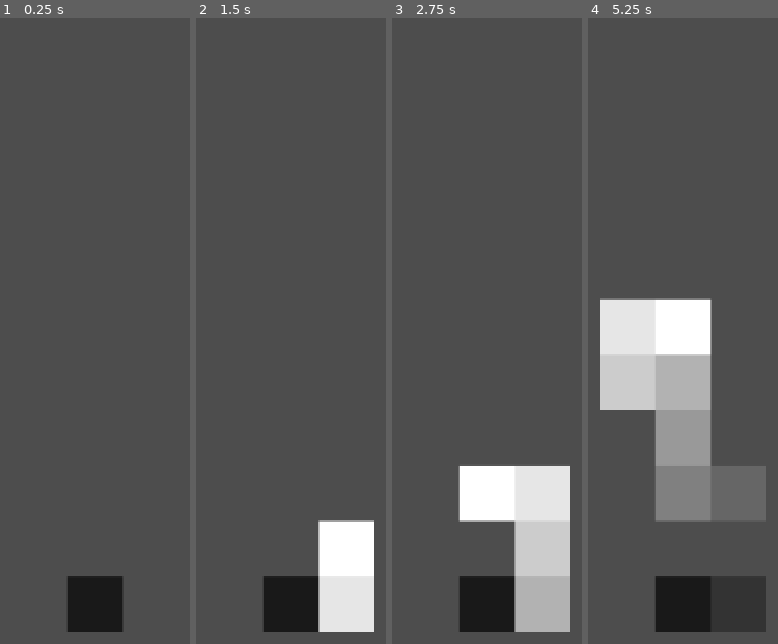
Above: before the commit, frames 1-4 (left to right).
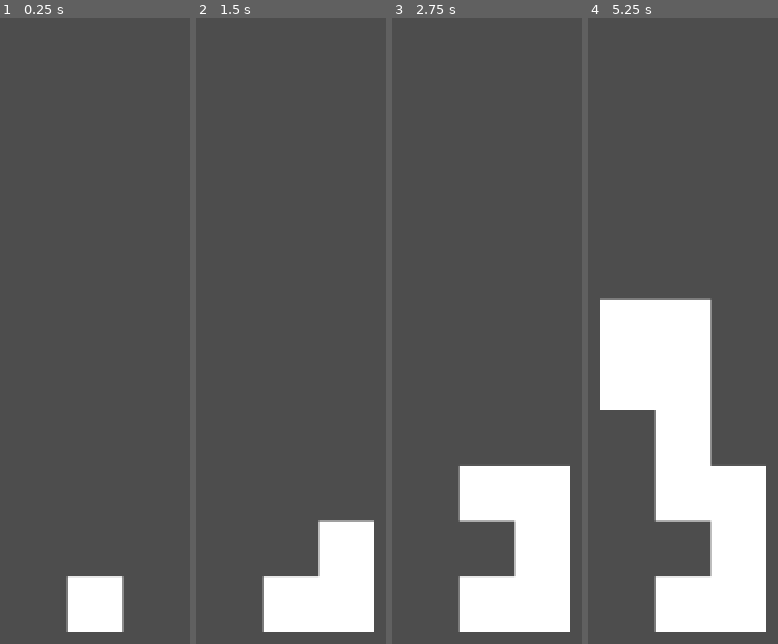
Above: after the commit, the same moments.

Repository: Someoneyeeting/GMTK
Game: Godot game, scene res://node_2d.tscn
Two runs of this game, one before a commit and one after it. Both use one fixed random seed, a clock stepped at 60 frames per second and the inputs below.
Inputs:
- Up to frame 1 (0.25 s): no input
- Up to frame 2 (1.5 s): tap Enter at 0.5 s; hold D (right) from 0.53 s (still down); tap W (up) at 0.77 s; tap Space at 1.25 s
- Up to frame 3 (2.75 s): tap W (up) at 1.52 s; tap Enter at 2 s; release D (right) at 2.03 s; hold A (left) from 2.03 s (still down)
- Up to frame 4 (5.25 s): tap Space at 2.75, 4.25 s; release A (left) at 2.78 s; hold D (right) 2.78-4.28 s; tap W (up) at 3.02, 3.77, 4.52 s; tap Enter at 3.5 s; hold A (left) 4.28-5.03 s; hold D (right) from 5.03 s (still down)

The runs differ from the first frame. In frame 1, 2.7% of the frame differs, in the area x 34-66%, y 89-99%; in frame 2, 5.2%; in frame 3, 10%; in frame 4, 24%, in the area x 6-94%, y 45-99%.

Commit message:
improvment

Diff:
--- a/head.gd
+++ b/head.gd
@@ -16,9 +16,9 @@
 		var tail = TAIL.instantiate()
 		cols.append(tail)
 		add_child(tail)
+		tail.modulate = lerp(Color.WHITE,Color.BLACK,float(i) / length)
 		if(i == 0):
 			$rayspos.reparent(tail)
-		tail.modulate = lerp(Color.WHITE,Color.BLACK,float(i) / length)
 
 func _input(event: InputEvent) -> void:
 	var dir = Vector2.ZERO
@@ -36,7 +36,7 @@
 	off += dir
 	poses.insert(0,dir)
 	#$CollisionShape2D.position = off
-	if(poses.size() > length):
+	while(poses.size() > cols.size()):
 		poses.pop_back()
 
 	for i in range(poses.size()):
@@ -47,4 +47,13 @@
 func _physics_process(delta: float) -> void:
 	$Node2D.position = cols[0].position
 	move_and_collide(Vector2(0,10))
+
+	while(cols.size() > length):
+		cols.pop_back().queue_free()
+	while(cols.size() < length):
+		var tail = TAIL.instantiate()
+		cols.append(tail)
+		add_child(tail)
+	for i in length:
+		cols[i].modulate = lerp(Color.WHITE,Color.BLACK,i / length)
 	#print($CharacterBody2D.is_on_floor())
--- a/head.tscn
+++ b/head.tscn
@@ -4,7 +4,7 @@
 
 [node name="head" type="CharacterBody2D"]
 script = ExtResource("1_qru2w")
-length = 10
+length = 20
 
 [node name="Node2D" type="Node2D" parent="."]
 
